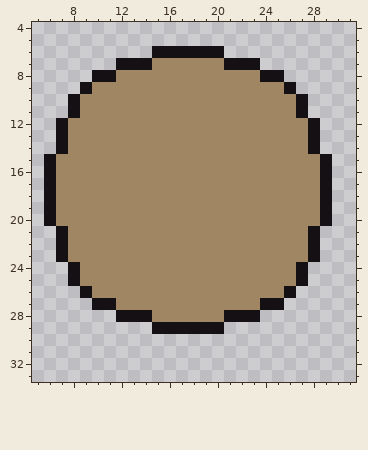
File history of a pixel-art sprite, assets/coins/obol.png. That is the earlier state.
The file is 36x36 pixels. Shown: x 5..31, y 4..33. The old version is drawn lined up with the new one, on the new canvas.
Now the later version:
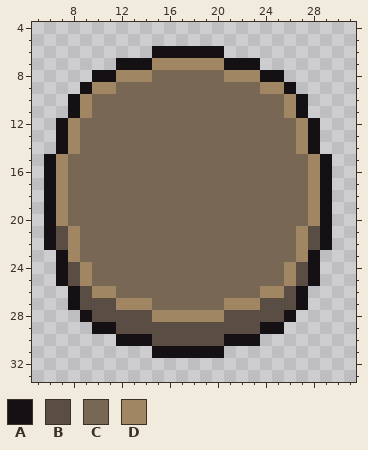
Palette (. is transparent): A #141013  B #5a4e44  C #796755  D #a08662
Difference:
canvas 36x36 -> 36x39
@@ x 5..31 @@
  7 .......AAADDDDDDAAA........
- 8 .....AADDDDDDDDDDDDAA......
- 9 ....ADDDDDDDDDDDDDDDDA.....
-10 ...ADDDDDDDDDDDDDDDDDDA....
-11 ...ADDDDDDDDDDDDDDDDDDA....
-12 ..ADDDDDDDDDDDDDDDDDDDDA...
-13 ..ADDDDDDDDDDDDDDDDDDDDA...
-14 ..ADDDDDDDDDDDDDDDDDDDDA...
-15 .ADDDDDDDDDDDDDDDDDDDDDDA..
-16 .ADDDDDDDDDDDDDDDDDDDDDDA..
-17 .ADDDDDDDDDDDDDDDDDDDDDDA..
-18 .ADDDDDDDDDDDDDDDDDDDDDDA..
-19 .ADDDDDDDDDDDDDDDDDDDDDDA..
-20 .ADDDDDDDDDDDDDDDDDDDDDDA..
-21 ..ADDDDDDDDDDDDDDDDDDDDA...
-22 ..ADDDDDDDDDDDDDDDDDDDDA...
-23 ..ADDDDDDDDDDDDDDDDDDDDA...
-24 ...ADDDDDDDDDDDDDDDDDDA....
-25 ...ADDDDDDDDDDDDDDDDDDA....
-26 ....ADDDDDDDDDDDDDDDDA.....
-27 .....AADDDDDDDDDDDDAA......
-28 .......AAADDDDDDAAA........
-29 ..........AAAAAA...........
-30 ...........................
-31 ...........................
+ 8 .....AADDDCCCCCCDDDAA......
+ 9 ....ADDCCCCCCCCCCCCDDA.....
+10 ...ADCCCCCCCCCCCCCCCCDA....
+11 ...ADCCCCCCCCCCCCCCCCDA....
+12 ..ADCCCCCCCCCCCCCCCCCCDA...
+13 ..ADCCCCCCCCCCCCCCCCCCDA...
+14 ..ADCCCCCCCCCCCCCCCCCCDA...
+15 .ADCCCCCCCCCCCCCCCCCCCCDA..
+16 .ADCCCCCCCCCCCCCCCCCCCCDA..
+17 .ADCCCCCCCCCCCCCCCCCCCCDA..
+18 .ADCCCCCCCCCCCCCCCCCCCCDA..
+19 .ADCCCCCCCCCCCCCCCCCCCCDA..
+20 .ADCCCCCCCCCCCCCCCCCCCCDA..
+21 .ABDCCCCCCCCCCCCCCCCCCDBA..
+22 .ABDCCCCCCCCCCCCCCCCCCDBA..
+23 ..ADCCCCCCCCCCCCCCCCCCDA...
+24 ..ABDCCCCCCCCCCCCCCCCDBA...
+25 ..ABDCCCCCCCCCCCCCCCCDBA...
+26 ...ABDDCCCCCCCCCCCCDDBA....
+27 ...ABBBDDDCCCCCCDDDBBBA....
+28 ....ABBBBBDDDDDDBBBBBA.....
+29 .....AABBBBBBBBBBBBAA......
+30 .......AAABBBBBBAAA........
+31 ..........AAAAAA...........
 32 ...........................
Changed places in both pictures, as pixel boxes (x1, y1, x2, y2):
changed: (44, 70, 332, 358)
